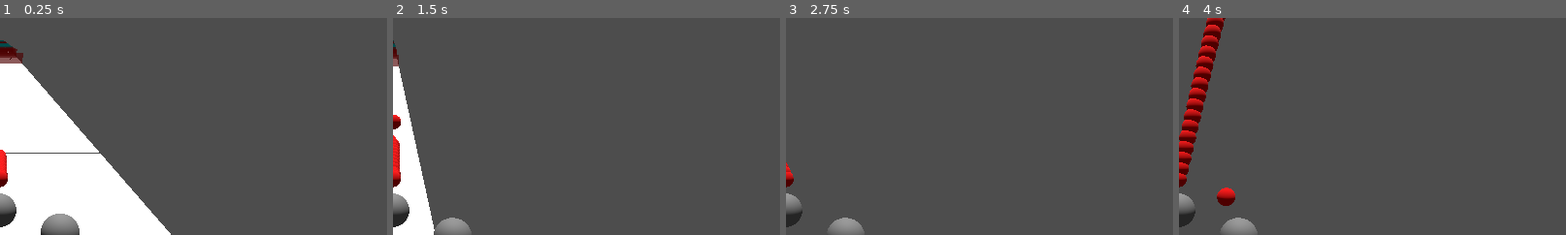
Above: before the commit, frames 1-4 (left to right).
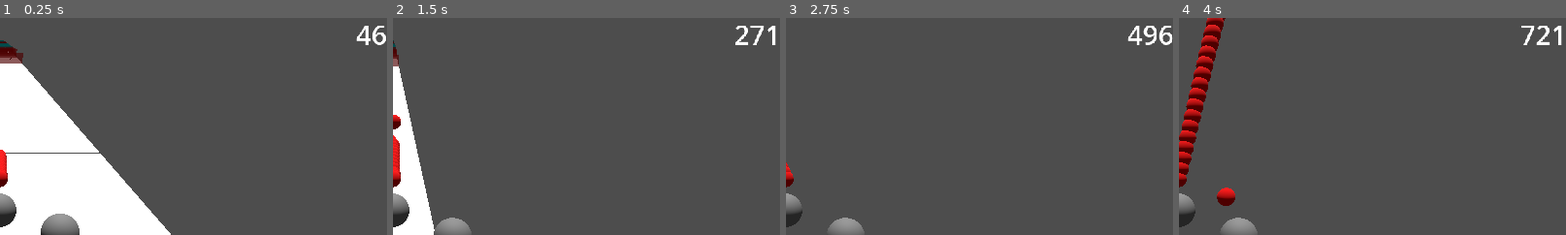
Above: after the commit, the same moments.

Repository: mintyZer0/MobileGame
Game: Godot game, scene res://Scenes/prototype.tscn
Same seed, same stepped clock (60 frames per second), same inputs: the game is played once before the commit and once after it.
Inputs:
- Up to frame 1 (0.25 s): no input
- Up to frame 2 (1.5 s): tap Enter (ui_accept) at 0.5, 0.77 s; hold Right (ui_right) 0.53-1.28 s; hold Down (ui_down) from 1.28 s (still down)
- Up to frame 3 (2.75 s): tap Enter (ui_accept) at 1.52 s; release Down (ui_down) at 2.03 s; hold Right (ui_right) from 2.03 s (still down)
- Up to frame 4 (4 s): release Right (ui_right) at 2.78 s; hold Up (ui_up) 2.78-3.53 s; tap Enter (ui_accept) at 3.02, 3.77 s; hold Left (ui_left) from 3.53 s (still down)
The pictures show only the part of the screen within x 50-100%, y 0-50%; the shares and areas given below are measured in that part.

The runs differ from the first frame. In frame 1, 0.3% of the frame differs, in the area x 91-100%, y 3-13%; in frame 2, 0.4%; in frame 3, 0.5%, in the area x 88-100%, y 3-13%; in frame 4, 0.4%.
Error before the commit: Invalid assignment of property or key 'text' with value of type 'String' on a base object of type 'null instance'. (res://Scripts/prototype.gd:11)

Commit message:
Added points HUD that scales with resolution

Diff:
--- /dev/null
+++ b/Scenes/hud.tscn
@@ -0,0 +1,23 @@
+[gd_scene format=3 uid="uid://b83ay7rglp6pp"]
+
+[node name="Hud" type="Control"]
+layout_mode = 3
+anchors_preset = 15
+anchor_right = 1.0
+anchor_bottom = 1.0
+grow_horizontal = 2
+grow_vertical = 2
+
+[node name="CanvasLayer" type="CanvasLayer" parent="."]
+
+[node name="HBoxContainer" type="HBoxContainer" parent="CanvasLayer"]
+anchors_preset = 1
+anchor_left = 1.0
+anchor_right = 1.0
+offset_left = -40.0
+offset_bottom = 55.0
+grow_horizontal = 0
+
+[node name="Points" type="Label" parent="CanvasLayer/HBoxContainer"]
+layout_mode = 2
+theme_override_font_sizes/font_size = 40
--- a/Scenes/prototype.tscn
+++ b/Scenes/prototype.tscn
@@ -8,6 +8,7 @@
 [ext_resource type="PackedScene" uid="uid://cxgjnqp2qkay5" path="res://Scenes/free_mod_2.tscn" id="5_t13n8"]
 [ext_resource type="PackedScene" uid="uid://r7sr40gwr4bg" path="res://Scenes/right_pos_mod.tscn" id="6_geao1"]
 [ext_resource type="PackedScene" uid="uid://p25djxmw6arr" path="res://Scenes/free_mod_3.tscn" id="7_x75oa"]
+[ext_resource type="PackedScene" uid="uid://b83ay7rglp6pp" path="res://Scenes/hud.tscn" id="9_rcgvw"]
 
 [sub_resource type="Sky" id="Sky_p36qk"]
 
@@ -43,7 +44,4 @@
 transform = Transform3D(-1, 0, -8.74228e-08, 0, 1, 0, 8.74228e-08, 0, -1, -1.59, 1.382, -1.16075)
 projInterval = 1.0
 
-[node name="Label" type="Label" parent="."]
-offset_right = 38.0
-offset_bottom = 24.0
-theme_override_font_sizes/font_size = 40
+[node name="Hud" parent="." instance=ExtResource("9_rcgvw")]
--- a/Scripts/global.gd
+++ b/Scripts/global.gd
@@ -1,3 +1,3 @@
 extends Node
 var playerVal = 1
-var points = 0
+var points = 1
--- a/Scripts/level.gd
+++ b/Scripts/level.gd
@@ -13,7 +13,7 @@
 		spawnModule(n*offset)
 		print(n)
 
-
+#Spawns empty module in the beginning so that you dont die immediately
 func spawnEmptyModule(n):
 	var empty_module = modules[0].instantiate()
 	print(n)
--- a/Scripts/player.gd
+++ b/Scripts/player.gd
@@ -17,7 +17,6 @@
 func _ready() -> void:
 	while !gameDone:
 		_shoot_fireball()
-		Global.points += 1
 		await get_tree().create_timer(projInterval).timeout
 
 func _physics_process(delta: float) -> void:
--- a/Scripts/prototype.gd
+++ b/Scripts/prototype.gd
@@ -1,11 +1,12 @@
 extends Node3D
-@onready var txt = $"../Label"
+#Label for points that's on an Hbox container so that it scales on resolution size
+@onready var points = get_node("Hud/CanvasLayer/HBoxContainer/Points")
 
 # Called when the node enters the scene tree for the first time.
 func _ready() -> void:
 	pass # Replace with function body.
 
 
-# Called every frame. 'delta' is the elapsed time since the previous frame.
+
 func _process(delta: float) -> void:
-	txt.text = str(Global.points)
+	points.text = str(Global.points)
Not shown: 1 places in Scenes/prototype.tscn that only renumber resources
